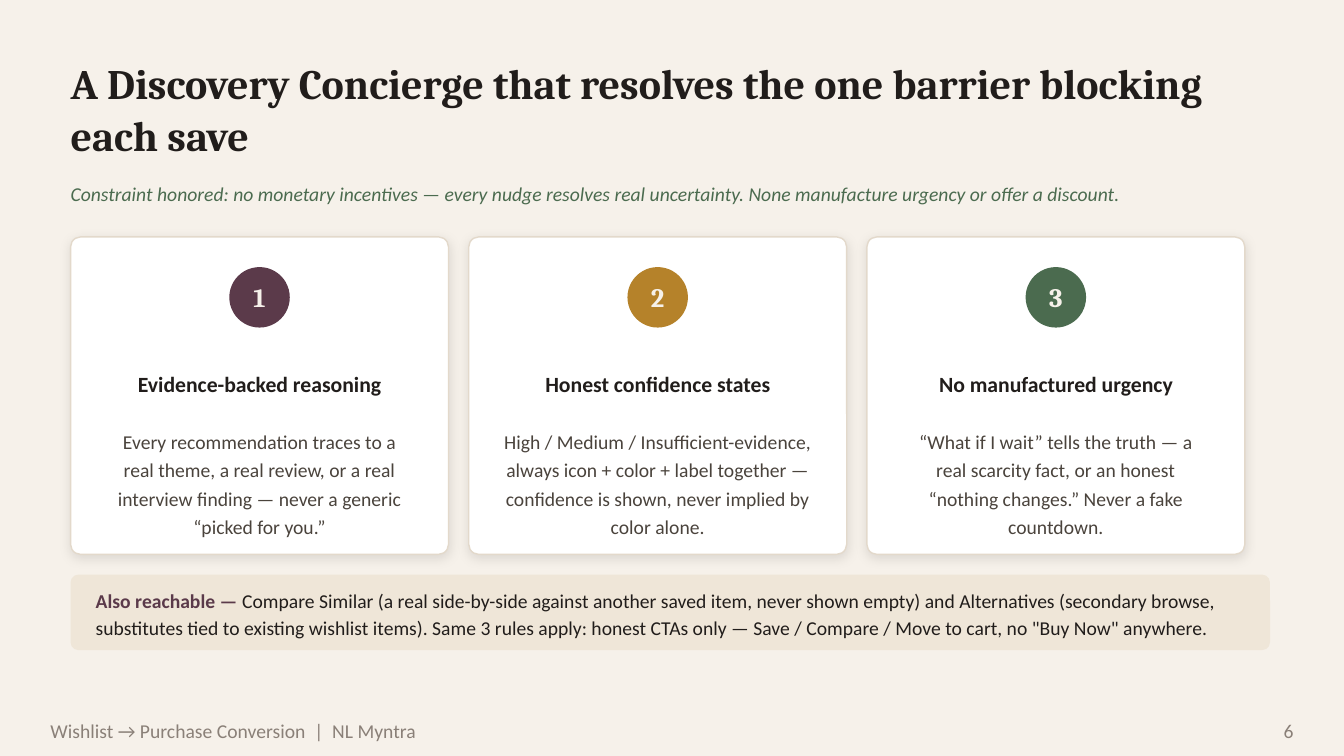
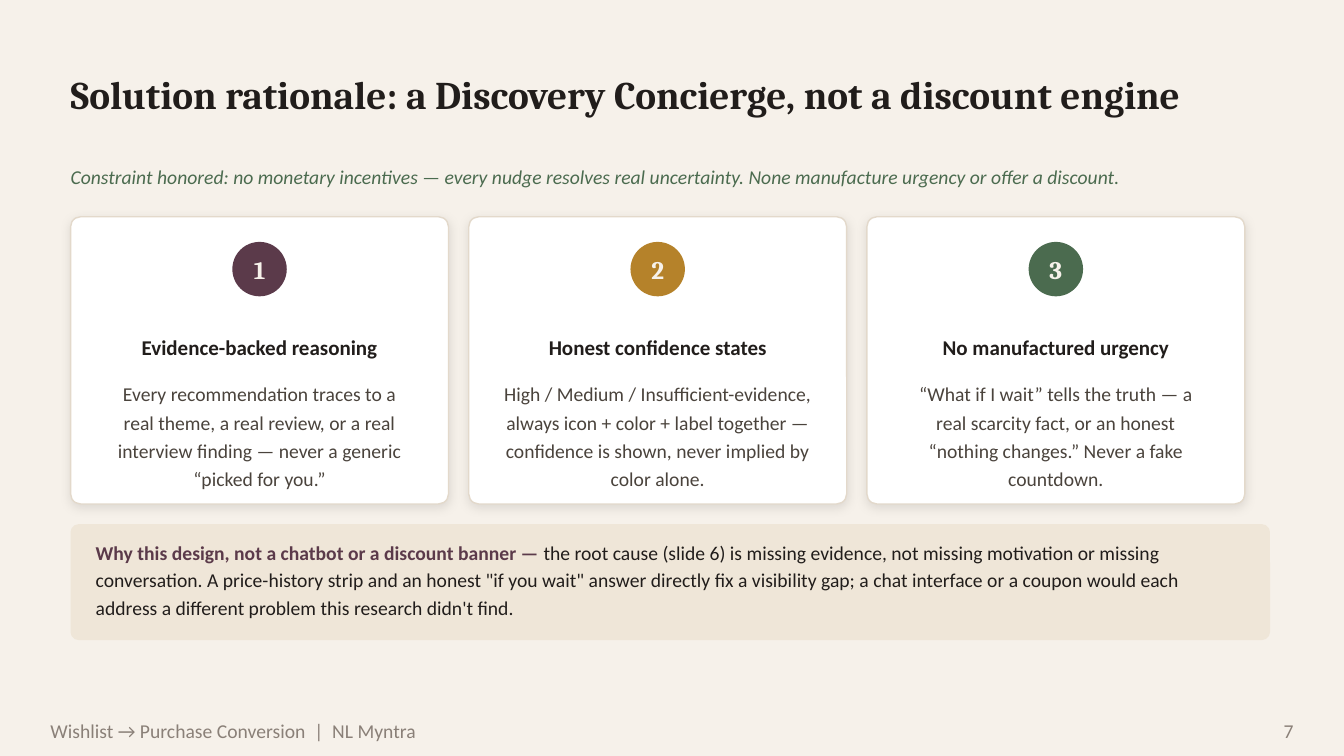
Before and after one commit to blazing-llama/NL-Myntra-Graduation-Project, a slide deck: slide 7 of docs/deck/NL Myntra.pptx (slide 6 before the commit). Drawn at 1344x756 pixels with LibreOffice and Linux fonts; fonts in the diff are those of the drawing. Boxes give left, top, right and bottom in pixels: in the first picture for what was removed or moved away, otherwise in the second. Text is boxed around its words. In the diff, an @@ line names an element or a change of style, - is before the commit and + after.

```diff
--- a/docs/deck/NL Myntra.pptx
+++ b/docs/deck/NL Myntra.pptx
@@ text at (71,81,1179,118): text changed; size 30 to 28 pt @@
-A Discovery Concierge that resolves the one barrier blocking each save
+Solution rationale: a Discovery Concierge, not a discount engine
@@ text "Constraint honored: no monetary incentives ...": place and size @@
-text "Constraint honored: no monetary incentives ..." at (71,187,1119,205)
+text "Constraint honored: no monetary incentives ..." at (71,170,1119,188)
@@ rounded rectangle: place and size @@
-rounded rectangle at (71,237,449,555)
+rounded rectangle at (71,217,449,504)
@@ rounded rectangle: place and size @@
-rounded rectangle at (469,237,847,555)
+rounded rectangle at (469,217,847,504)
@@ proportions changed in 4 elements at (71,524,1270,640), (71,217,449,504), (469,217,847,504), (867,217,1245,504) @@
@@ rounded rectangle: place and size @@
-rounded rectangle at (867,237,1245,555)
+rounded rectangle at (867,217,1245,504)
@@ size 19 to 18 pt in 3 elements at (651,262,664,279), (1049,262,1062,279), (254,262,266,279) @@
@@ text "1": place and size @@
-text "1" at (253,289,265,307)
+text "1" at (254,262,266,279)
@@ ellipse: place and size @@
-ellipse at (229,267,289,328)
+ellipse at (233,242,287,296)
@@ text "2": place and size @@
-text "2" at (651,289,664,307)
+text "2" at (651,262,664,279)
@@ ellipse: place and size @@
-ellipse at (627,267,688,328)
+ellipse at (630,242,685,296)
@@ text "3": place and size @@
-text "3" at (1049,289,1063,307)
+text "3" at (1049,262,1062,279)
@@ ellipse: place and size @@
-ellipse at (1026,267,1087,328)
+ellipse at (1029,242,1084,296)
@@ text "Evidence-backed reasoning": place and size @@
-text "Evidence-backed reasoning" at (138,376,381,396)
+text "Evidence-backed reasoning" at (142,340,377,359)
@@ text "Honest confidence states": place and size @@
-text "Honest confidence states" at (545,376,770,392)
+text "Honest confidence states" at (549,340,766,355)
@@ size 15.5 to 15 pt in 3 elements at (142,340,377,359), (549,340,766,355), (943,340,1169,359) @@
@@ text "No manufactured urgency": place and size @@
-text "No manufactured urgency" at (939,376,1173,396)
+text "No manufactured urgency" at (943,340,1169,359)
@@ text "Every recommendation traces to a ...": place and size @@
-text "Every recommendation traces to a ..." at (118,435,401,537)
+text "Every recommendation traces to a ..." at (118,387,401,489)
@@ text "High / Medium / Insufficient-evidence, ...": place and size @@
-text "High / Medium / Insufficient-evidence, ..." at (504,435,811,534)
+text "High / Medium / Insufficient-evidence, ..." at (504,387,811,486)
@@ text "“What if I wait” tells ...": place and size @@
-text "“What if I wait” tells ..." at (919,435,1192,534)
+text "“What if I wait” tells ..." at (919,387,1192,486)
@@ rounded rectangle: place and size @@
-rounded rectangle at (71,575,1270,650)
+rounded rectangle at (71,524,1270,640)
@@ text "Why this design, not a ..." at (96,546,1179,618): vertical alignment middle to top @@
@@ text at (96,546,1179,618): text changed @@
-Also reachable — Compare Similar (a real side-by-side against another saved item, never shown empty) and Alternatives (secondary browse, substitutes tied to existing wishlist items). Same 3 rules apply: honest CTAs only — Save / Compare / Move to cart, no "Buy Now" anywhere.
+Why this design, not a chatbot or a discount banner — the root cause (slide 6) is missing evidence, not missing motivation or missing conversation. A price-history strip and an honest "if you wait" answer directly fix a visibility gap; a chat interface or a coupon would each address a different problem this research didn't find.
@@ text at (1284,725,1294,738): text changed @@
-6
+7
```
Also in this commit, not shown: 6 other slides changed, 3 slides added, 3 slides removed, 5 other files.
